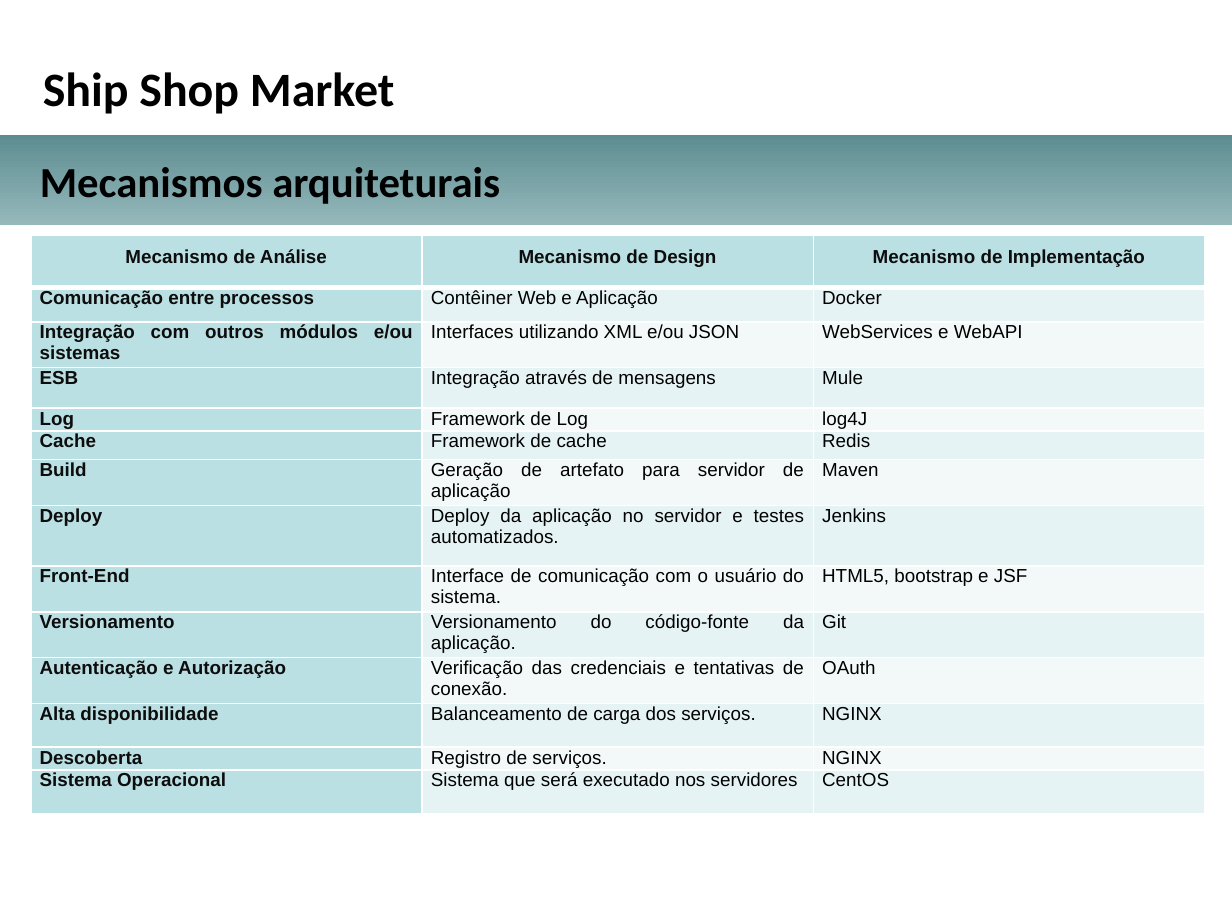
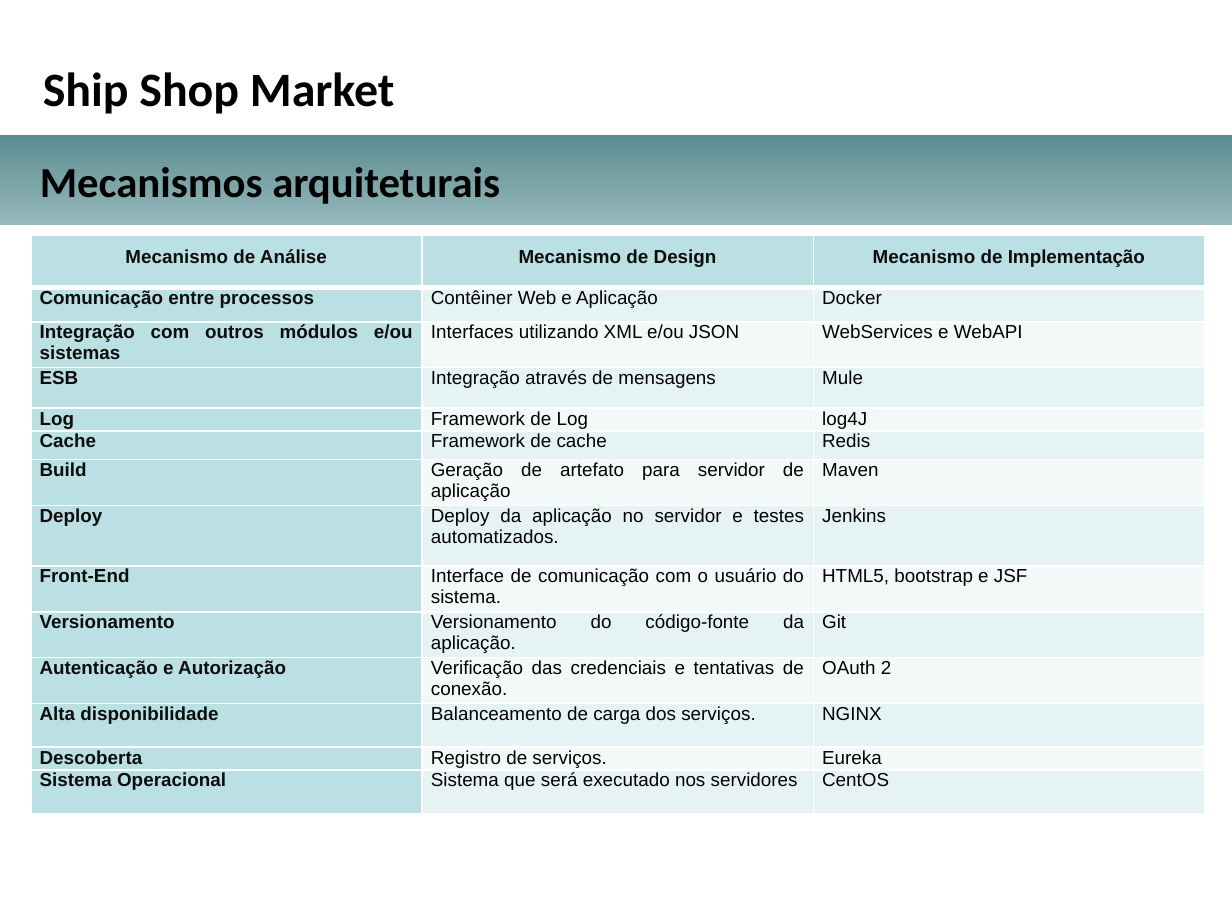
Before and after one commit to dvp333/tcc-arq-soft-dist, a slide deck: slide 6 of Enunciado e modelos/Orientação e Modelo para a Apresentação para a Banca/Apresentacao_projeto_arquitetural_TCC.pptx. Drawn at 1232x924 pixels with LibreOffice and Linux fonts; fonts in the diff are those of the drawing; background and template pictures are left out. Boxes give left, top, right and bottom in pixels: in the first picture for what was removed or moved away, otherwise in the second. Text is boxed around its words. In the diff, an @@ line names an element or a change of style, - is before the commit and + after.

```diff
--- a/Enunciado e modelos/Orientação e Modelo para a Apresentação para a Banca/Apresentacao_projeto_arquitetural_TCC.pptx
+++ b/Enunciado e modelos/Orientação e Modelo para a Apresentação para a Banca/Apresentacao_projeto_arquitetural_TCC.pptx
@@ table at bbox=[31, 235, 1206, 813] @@
-row 11, column 3: OAuth
+row 11, column 3: OAuth 2
-row 13, column 3: NGINX
+row 13, column 3: Eureka
```
Also in this commit, not shown: 3 other slides changed.
